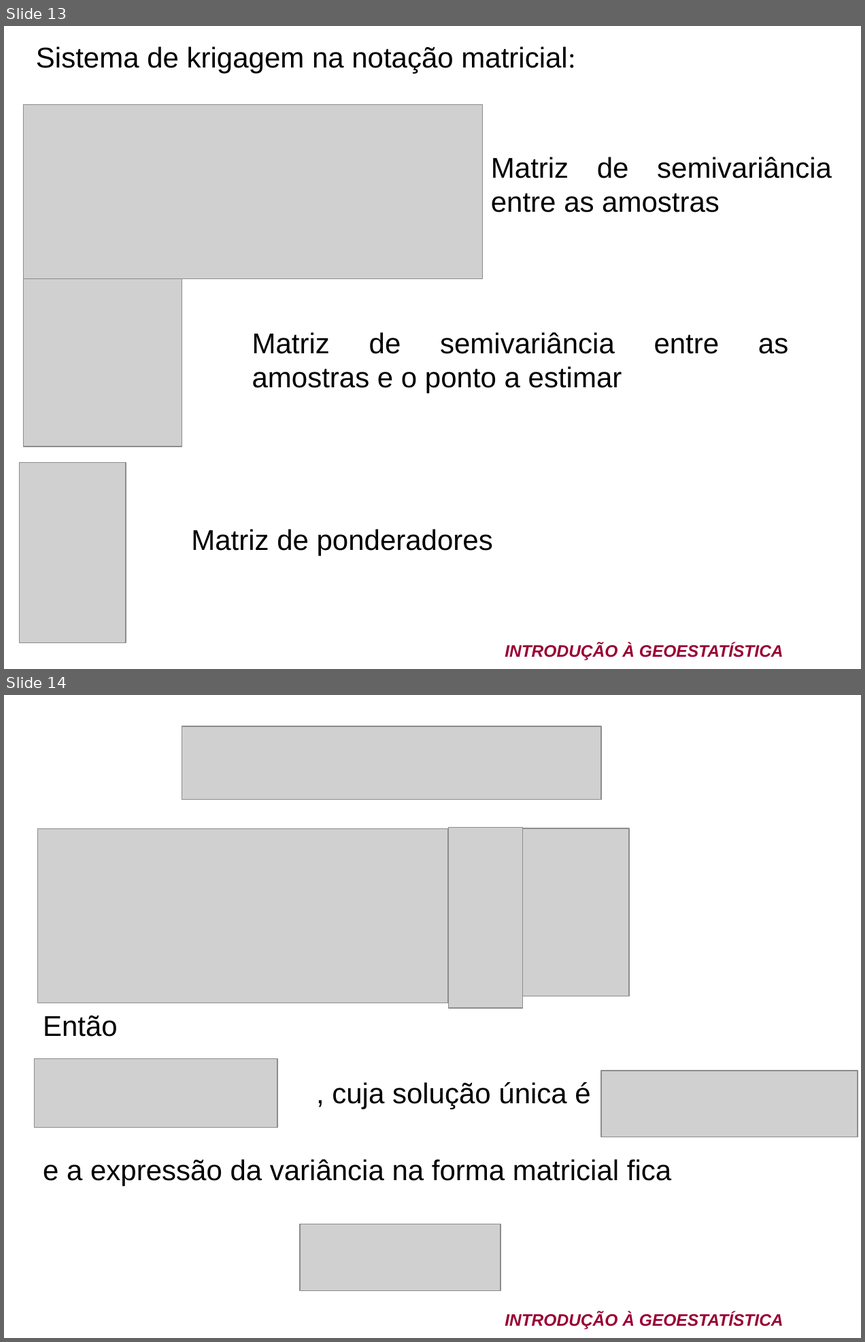
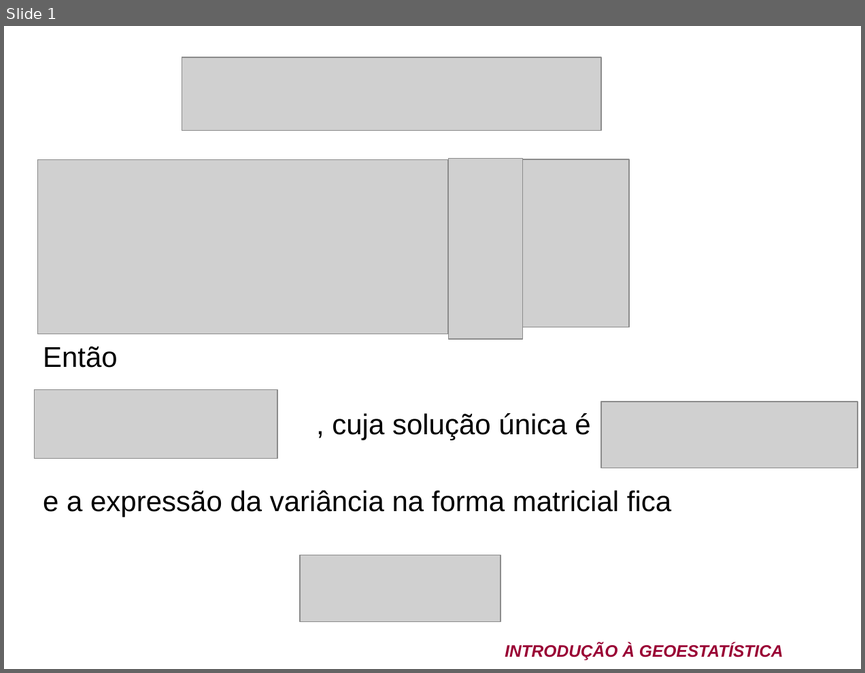
Before and after one commit to arpanosso/curso-gp-02-geoestatistica, a slide deck: pdf/Curso de geoestatistica CBCS 2024.ppt. Shown one above the other, each under a label of ours: slides 13 and 14 before the commit, slide 1 after it. The pictures are 865x1342 and 865x673 pixels, drawn with LibreOffice and Linux fonts; fonts in the diff are those of the drawing; grey boxes stand for pictures; background and template pictures are left out. Boxes give left, top, right and bottom in pixels: in the first picture for what was removed or moved away, otherwise in the second. Text is boxed around its words. In the diff, an @@ line names an element or a change of style, - is before the commit and + after.

```diff
--- a/pdf/Curso de geoestatistica CBCS 2024.ppt
+++ b/pdf/Curso de geoestatistica CBCS 2024.ppt
@@ slide 13 removed at [4,26,861,669], background picture (left out); not listed: 1 template element that a slide beside it also shows @@
@@ text removed at [36,46,575,73] @@
-Sistema de krigagem na notação matricial:
@@ picture removed at [24,104,482,278] @@
@@ text removed at [491,157,832,212] @@
-Matriz de semivariância entre as amostras
@@ picture removed at [24,279,182,447] @@
@@ text removed at [252,332,622,393] @@
-Matriz de semivariância entre as amostras e o ponto a estimar
@@ picture removed at [20,462,126,643] @@
@@ text removed at [191,529,493,556] @@
-Matriz de ponderadores
@@ what was slide 14 is now slide 1 @@
```
Also in this commit, not shown: 12 other slides removed, 8 other files.
